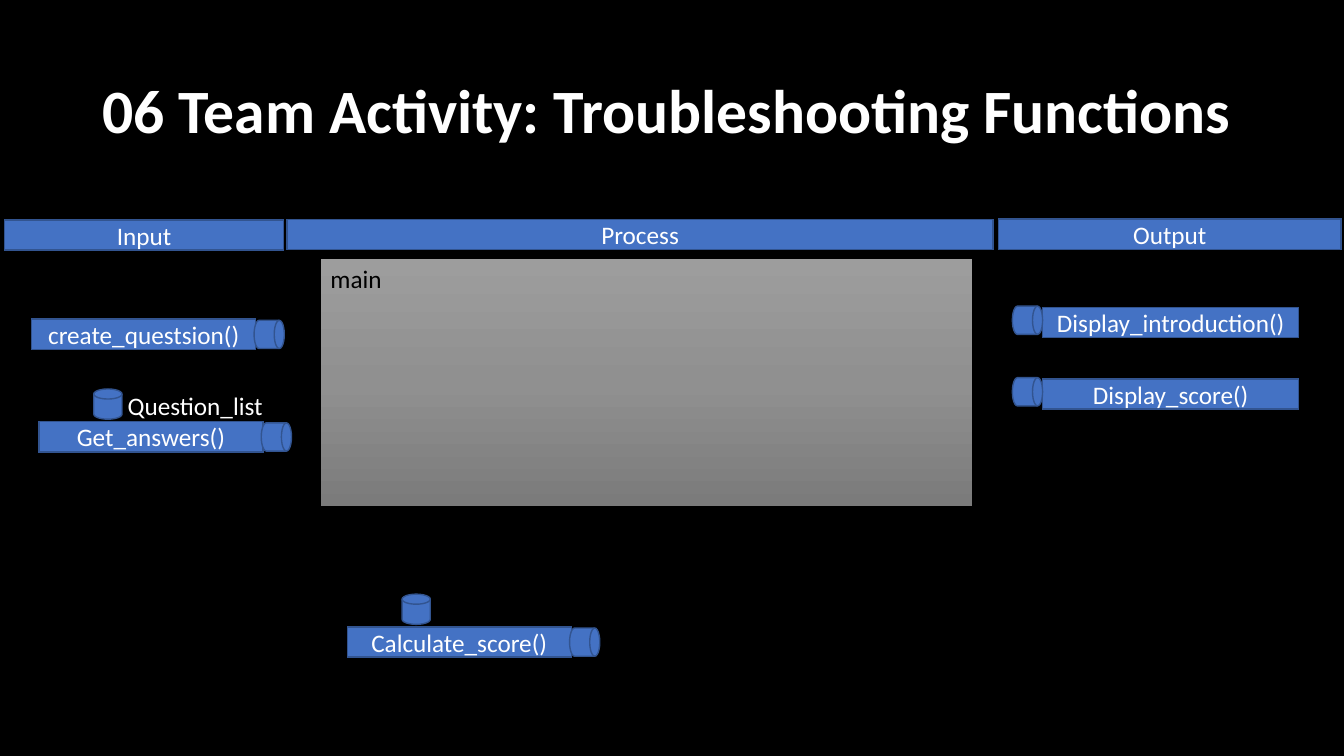
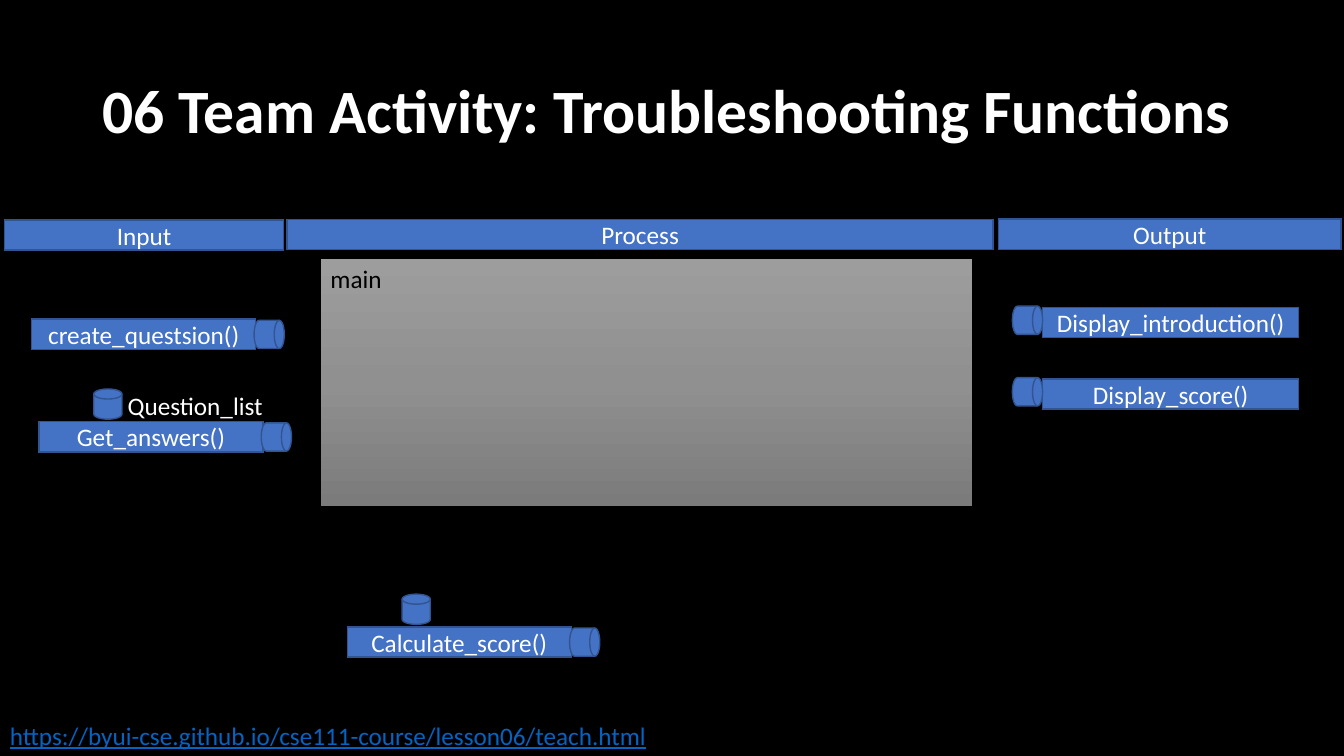
Before and after one commit to BroClements/CSE111ProgwFunctions, a slide deck: slide 19 of CSE111W06TestingFunctions.pptx. Drawn at 1344x756 pixels with LibreOffice and Linux fonts; fonts in the diff are those of the drawing. Boxes give left, top, right and bottom in pixels: in the first picture for what was removed or moved away, otherwise in the second. Text is boxed around its words. In the diff, an @@ line names an element or a change of style, - is before the commit and + after.

```diff
--- a/CSE111W06TestingFunctions.pptx
+++ b/CSE111W06TestingFunctions.pptx
@@ text added at [10, 727, 646, 750], 18 pt, text #0563C1, underline @@
+https://byui-cse.github.io/cse111-course/lesson06/teach.html
```
Also in this commit, not shown: 19 other slides changed, 6 slides added, 49 slides removed, 2 other files.
